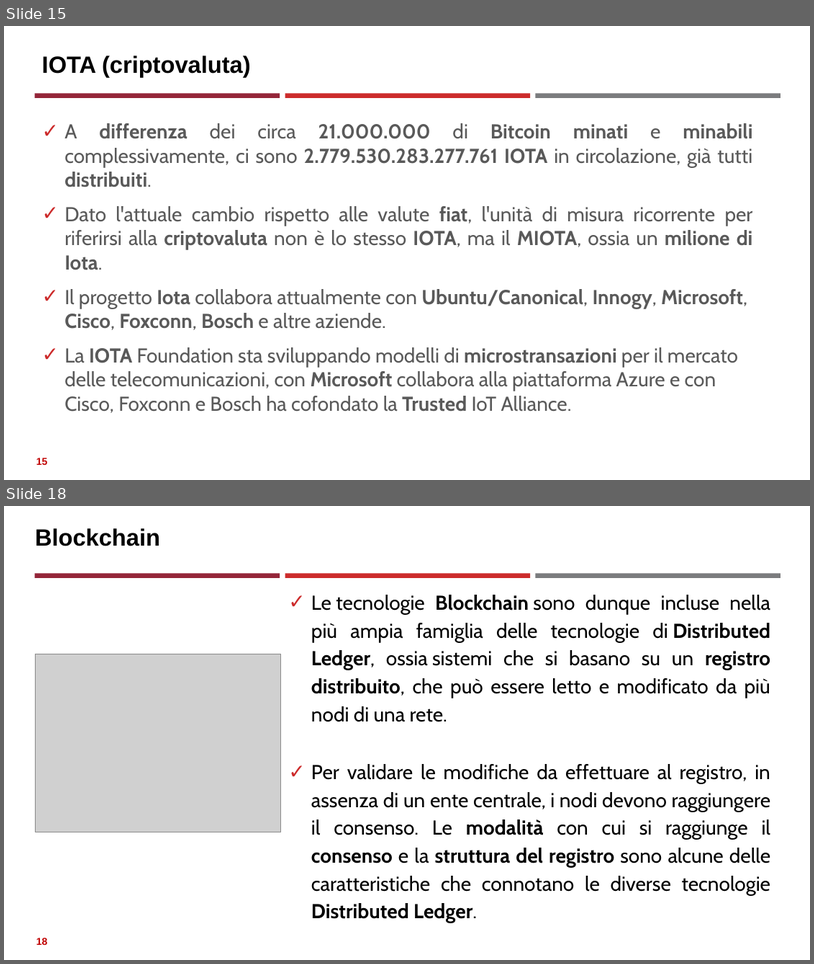
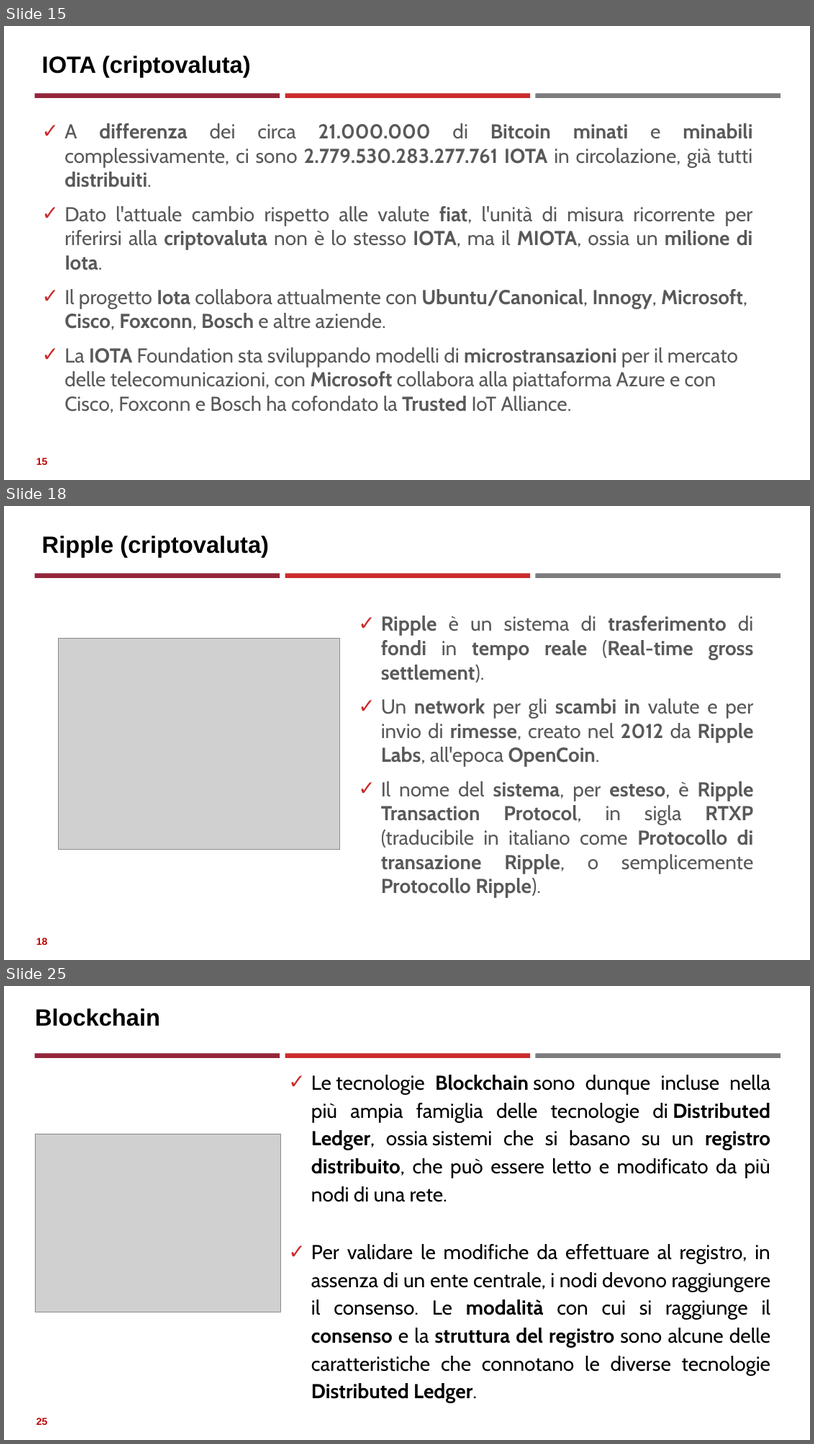
Before and after one commit to neural1977/data_science_interview_material, a slide deck: Assicurazioni/Distributed Ledger Technology_ita.pptx. Shown one above the other, each under a label of ours: slides 15 and 18 before the commit, slides 15, 18 and 25 after it; the slides between them are not shown. The pictures are 814x964 and 814x1444 pixels, drawn with LibreOffice and Linux fonts; fonts in the diff are those of the drawing; grey boxes stand for pictures. Boxes give left, top, right and bottom in pixels: in the first picture for what was removed or moved away, otherwise in the second. Text is boxed around its words. In the diff, an @@ line names an element or a change of style, - is before the commit and + after.

```diff
--- a/Assicurazioni/Distributed Ledger Technology_ita.pptx
+++ b/Assicurazioni/Distributed Ledger Technology_ita.pptx
@@ slide 18 added at (4, 506, 810, 960), background #FFFFFF; not listed: 3 template elements that a slide beside it also shows @@
@@ title added at (42, 536, 269, 557), 28 pt, text #000000, bold @@
+Ripple (criptovaluta)
@@ text added at (381, 615, 754, 898), 24 pt, text #595959, bold @@
+✓ Ripple è un sistema di trasferimento di fondi in tempo reale (Real-time gross settlement).
+✓ Un network per gli scambi in valute e per invio di rimesse, creato nel 2012 da Ripple Labs, all'epoca OpenCoin.
+✓ Il nome del sistema, per esteso, è Ripple Transaction Protocol, in sigla RTXP (traducibile in italiano come Protocollo di transazione Ripple, o semplicemente Protocollo Ripple).
@@ picture added at (59, 638, 340, 849) @@
@@ page number added at (36, 937, 48, 944), 12 pt, text #C00000, bold @@
+18
@@ what was slide 18 is now slide 25 @@
@@ page number at (36, 1417, 48, 1424): text changed @@
-18
+25
```
Also in this commit, not shown: 2 slides changed, 6 other slides added.
